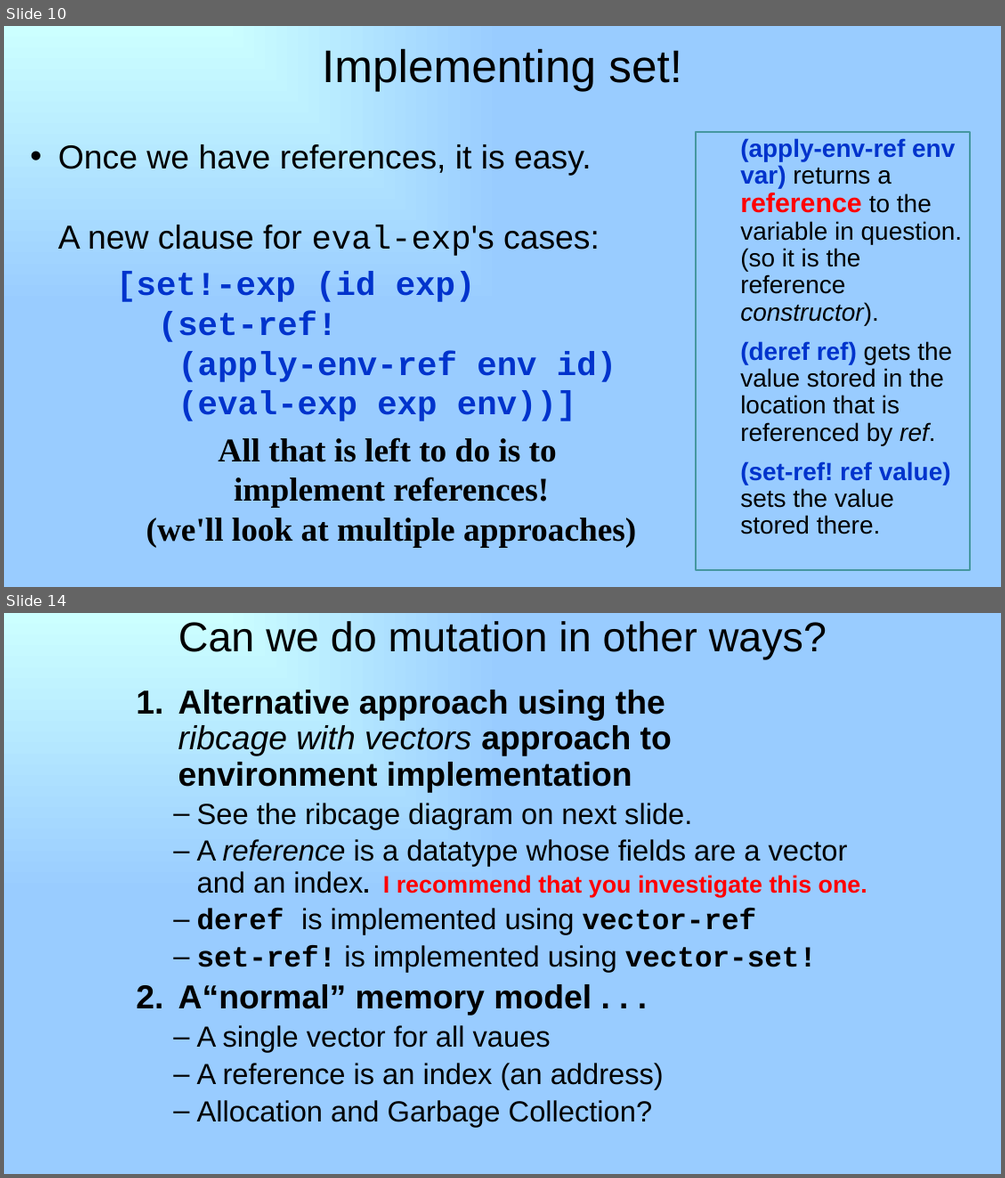
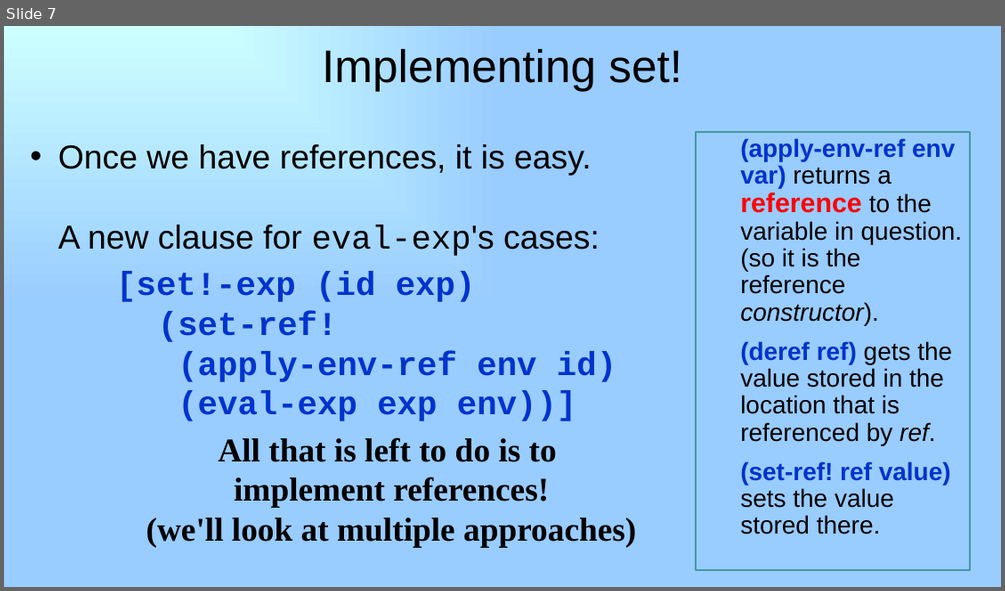
Before and after one commit to RHIT-CSSE/csse304, a slide deck: ClassMaterials/CPSFinal/26-CPSWrapup_set-bang.pptx. Shown one above the other, each under a label of ours: slides 10 and 14 before the commit, slide 7 after it; the slides between them are not shown. The pictures are 1005x1178 and 1005x591 pixels, drawn with LibreOffice and Linux fonts; fonts in the diff are those of the drawing. Boxes give left, top, right and bottom in pixels: in the first picture for what was removed or moved away, otherwise in the second. Text is boxed around its words. In the diff, an @@ line names an element or a change of style, - is before the commit and + after.

```diff
--- a/ClassMaterials/CPSFinal/26-CPSWrapup_set-bang.pptx
+++ b/ClassMaterials/CPSFinal/26-CPSWrapup_set-bang.pptx
@@ slide 14 removed at box(4, 613, 1001, 1174), background gradient #CCFFFF to #99CCFF @@
@@ title removed at box(178, 621, 826, 659) @@
-Can we do mutation in other ways?
@@ text removed at box(178, 690, 867, 1127) @@
-1. Alternative approach using the
-   ribcage with vectors approach to environment implementation
-  – See the ribcage diagram on next slide.
-  – A reference is a datatype whose fields are a vector and an index. I recommend that you investigate this one.
-  – deref is implemented using vector-ref
-  – set-ref! is implemented using vector-set!
-2. A“normal” memory model . . .
-  – A single vector for all vaues
-  – A reference is an index (an address)
-  – Allocation and Garbage Collection?
@@ what was slide 10 is now slide 7 @@
```
Also in this commit, not shown: 2 slides changed, 3 slides added, 31 other slides removed, 2 other files.
